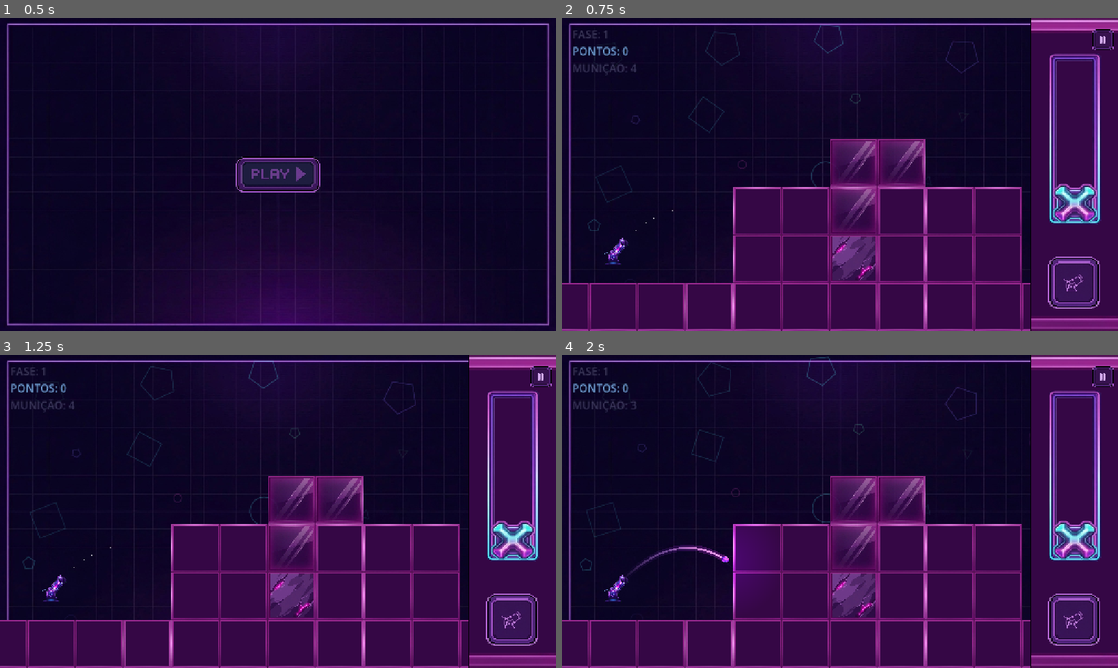
Above: before the commit, frames 1-4 (two rows, left to right).
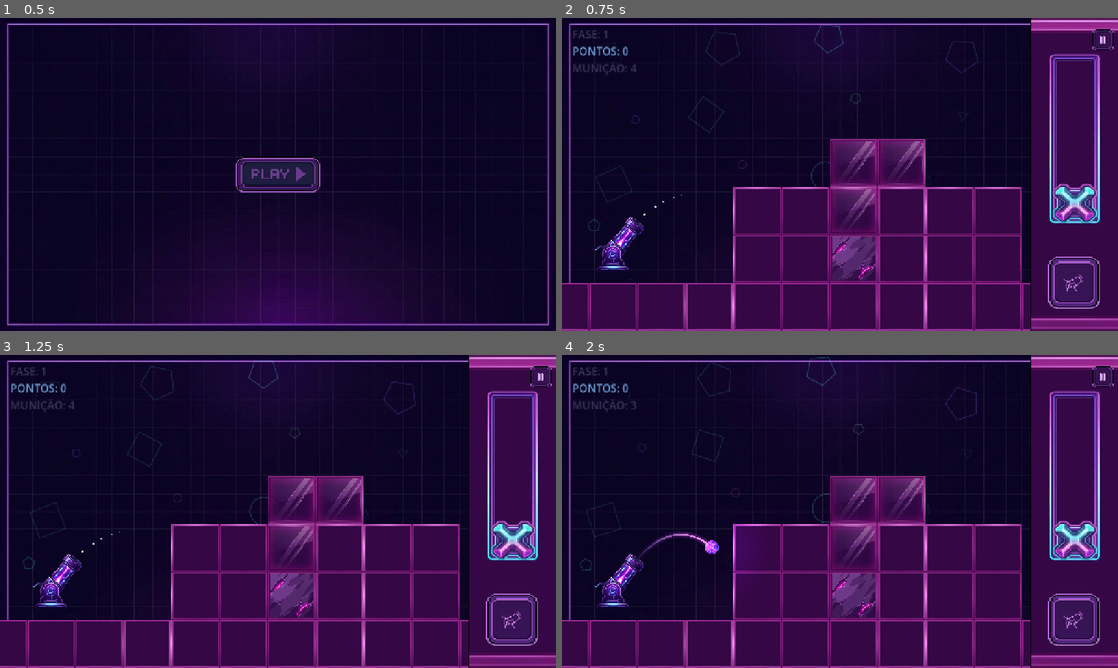
Above: after the commit, the same moments.

Repository: Zidan-09/Arc-Impact
Game: Godot game, scene res://screens/home.tscn
Two runs of this game, one before a commit and one after it. Both use one fixed random seed, a clock stepped at 60 frames per second and the inputs below.
Inputs (mouse positions are in pixels of both pictures, inside the frame that each line leads up to):
- Up to frame 1 (0.5 s): no input
- Up to frame 2 (0.75 s): click (840, 174) at 0.5 s
- Up to frame 3 (1.25 s): no input
- Up to frame 4 (2 s): click (1073, 621) at 1.25 s

Frame 1 is identical in both runs. In frame 2, 0.6% of the frame differs, in the area x 5-22%, y 56-81%; in frame 3, 0.6%; in frame 4, 1.2%, in the area x 5-37%, y 56-81%.

Commit message:
fix(cannon): fixed cannon scale

Diff:
--- a/components/cannon/cannon.gd
+++ b/components/cannon/cannon.gd
@@ -29,7 +29,7 @@
 ## Escala canônica do canhão no jogo (fonte única, usada pelo gerador).
 ## Com ela, o giro completo do barril cabe na célula de 128px e a bala
 ## mantém o tamanho calibrado.
-const CANNON_SCALE := Vector2(0.16, 0.16)
+const CANNON_SCALE := Vector2(0.32, 0.32)
 
 ## Queda vertical (px locais, antes da escala) da origem do canhão até o
 ## ponto de apoio do pé. A cena compõe a base com o fundo exatamente no
